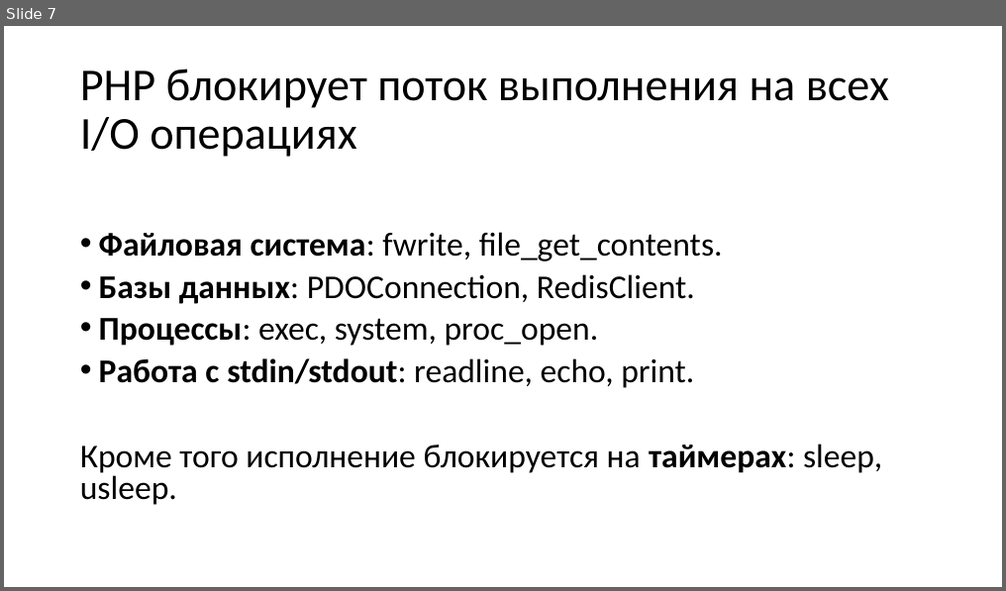
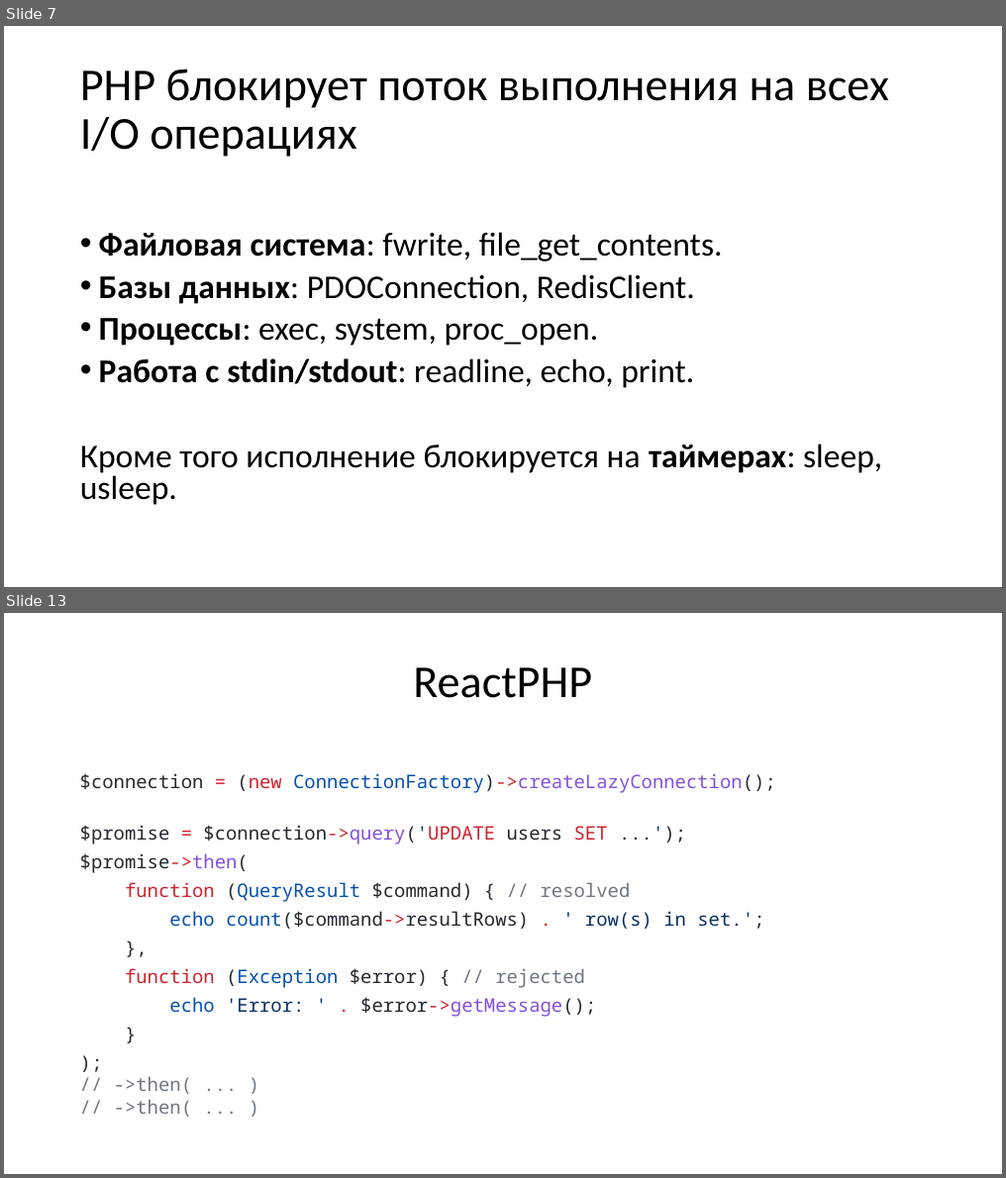
Before and after one commit to dmitrakovich/fibers, a slide deck: src/public/presentation.pptx. Shown one above the other, each under a label of ours: slide 7 before the commit, slides 7 and 13 after it; the slides between them are not shown. The pictures are 1006x591 and 1006x1178 pixels, drawn with LibreOffice and Linux fonts; fonts in the diff are those of the drawing. Boxes give left, top, right and bottom in pixels: in the first picture for what was removed or moved away, otherwise in the second. Text is boxed around its words. In the diff, an @@ line names an element or a change of style, - is before the commit and + after.

```diff
--- a/src/public/presentation.pptx
+++ b/src/public/presentation.pptx
@@ slide 13 added at (4,613,1002,1174), background #FFFFFF @@
@@ title added at (413,667,592,698), 44 pt, text #000000 @@
+ReactPHP
@@ text added at (80,773,776,1117), 18 pt, text #24292F @@
+$connection = (new ConnectionFactory)->createLazyConnection();
+$promise = $connection->query('UPDATE users SET ...');
+$promise->then(
+function (QueryResult $command) { // resolved
+echo count($command->resultRows) . ' row(s) in set.';
+},
+function (Exception $error) { // rejected
+echo 'Error: ' . $error->getMessage();
+}
+);
+// ->then( ... )
+// ->then( ... )
```
Also in this commit, not shown: 1 slide changed, 5 other slides added, 5 other files.
